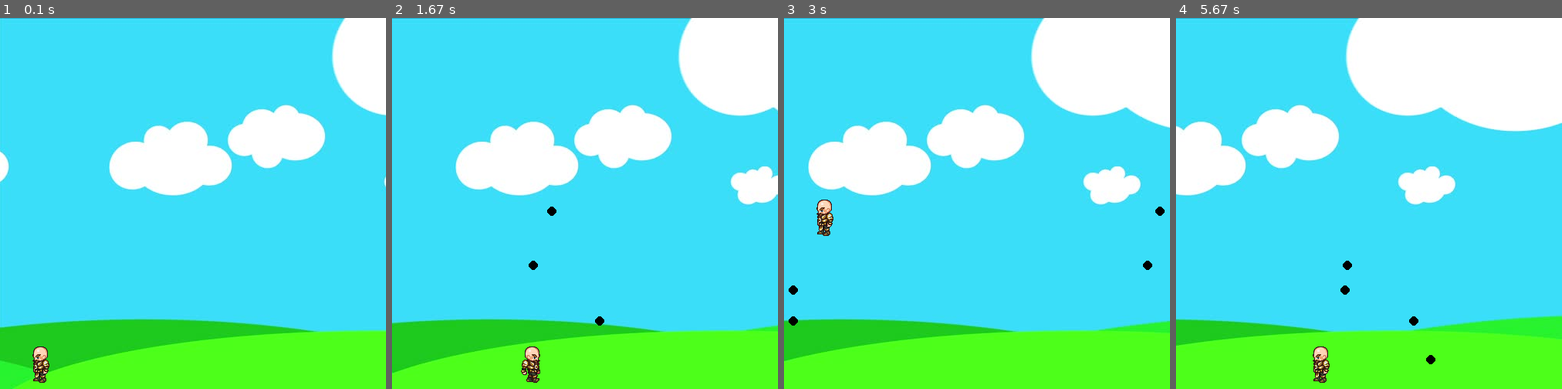
Above: before the commit, frames 1-4 (left to right).
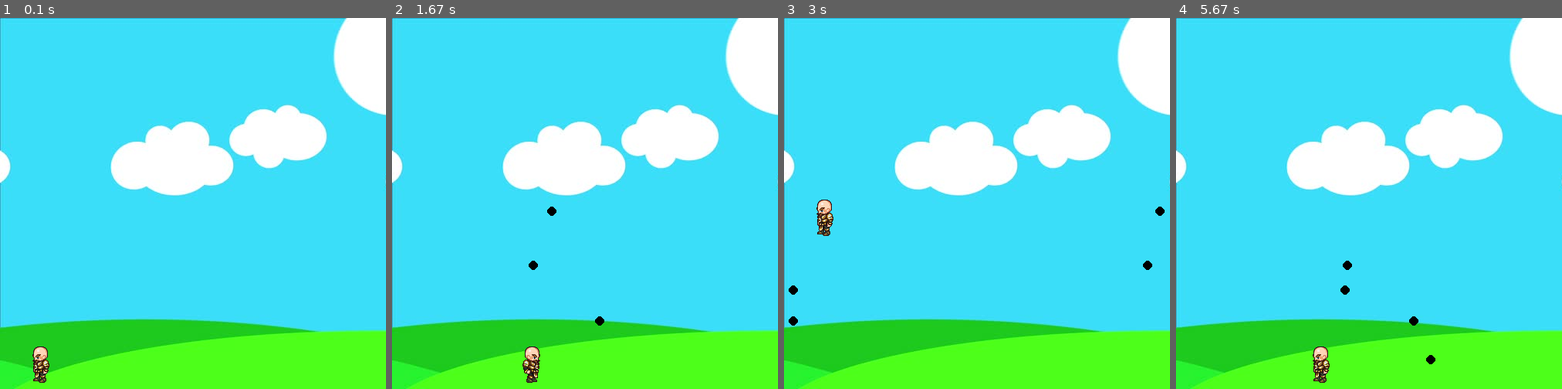
Above: after the commit, the same moments.

Repository: JonathanWang18/2DPythonGame
Game: pygame game, started from pygametest2/pygametest.py
The game is run twice, just before and just after one commit, with the same random seed, the same clock (stepped at 60 frames per second) and the same inputs.
Inputs:
- Up to frame 1 (0.1 s): no input
- Up to frame 2 (1.67 s): hold Right 0.33-0.8 s; hold Up 0.83-1.13 s; tap Space at 0.9, 1.23, 1.53 s; hold Right 1.17-1.63 s
- Up to frame 3 (3 s): hold Left 1.67-2.2 s; tap Space at 1.73, 2.03, 2.3, 2.6, 2.73 s; hold Left 2.23-2.63 s; hold Up from 2.67 s (still down)
- Up to frame 4 (5.67 s): release Up at 3.03 s; hold Right 3.07-3.7 s; tap Space at 3.13, 3.43, 3.8, 4.1, 4.3, 4.6, 4.8, 5.13, 5.43, 5.63 s; hold Left 3.73-4.2 s; hold Right 4.23-4.7 s; hold Up 4.73-5.03 s; hold Right 5.07-5.53 s; hold Left from 5.57 s (still down)

The runs differ from the first frame. In frame 1, 1.5% of the frame differs, in the area x 0-100%, y 0-99%; in frame 2, 15%; in frame 3, 22%; in frame 4, 31%, in the area x 0-100%, y 0-100%.

Commit message:
Restructured the Scrolling Background mechanic

Diff:
--- a/pygametest2/pygametest.py
+++ b/pygametest2/pygametest.py
@@ -13,6 +13,7 @@
             pygame.image.load('Images/L4.png'), pygame.image.load('Images/L5.png'), pygame.image.load('Images/L6.png'),
             pygame.image.load('Images/L7.png'), pygame.image.load('Images/L8.png'), pygame.image.load('Images/L9.png')]
 bg = pygame.image.load('bg.jpg').convert()
+nbgx = 0 - bg.get_width()
 bgx = 0
 bgx2 = bg.get_width()
 
@@ -80,15 +81,20 @@
 # mainloop
 man = player(20, 410, 64, 64)
 bullets = []
+currentbgxpos = 0
+currentbgx2pos = bg.get_width()
 run = True
 while run:
     clock.tick(27)
-    bgx -= 1.4
-    bgx2 -= 1.4
-    if bgx < bg.get_width() * -1:
-        bgx = bg.get_width()
-    if bgx2 < bg.get_width() * -1:
-        bgx2 = bg.get_width()
+    redrawGameWindow()
+
+    #bgx -= .5
+    #bgx2 -= .5
+    #if bgx < bg.get_width() * -1:
+       #bgx = bg.get_width()
+    #if bgx2 < bg.get_width() * -1:
+        #bgx2 = bg.get_width()
+
     for event in pygame.event.get():
         if event.type == pygame.QUIT:
             run = False
@@ -140,8 +146,24 @@
         else:
             man.isJump = False
             man.jumpCount = 10
+
     man.x += man.vel
 
+    if man.x < 5:
+        man.x = 5
+    if man.x > 500/2:
+        man.x = 500/2
+    if man.x > 249 and (keys[pygame.K_RIGHT]):
+        bgx -= 2.5
+        bgx2 -= 2.5
+        currentbgxpos = bgx
+        currentbgx2pos = bgx2
+    bgx = currentbgxpos
+    bgx2 = currentbgx2pos
+    if bgx < bg.get_width() * -1:
+        bgx = bg.get_width()
+    if bgx2 < bg.get_width() * -1:
+        bgx2 = bg.get_width()
     redrawGameWindow()
 
 pygame.quit()
